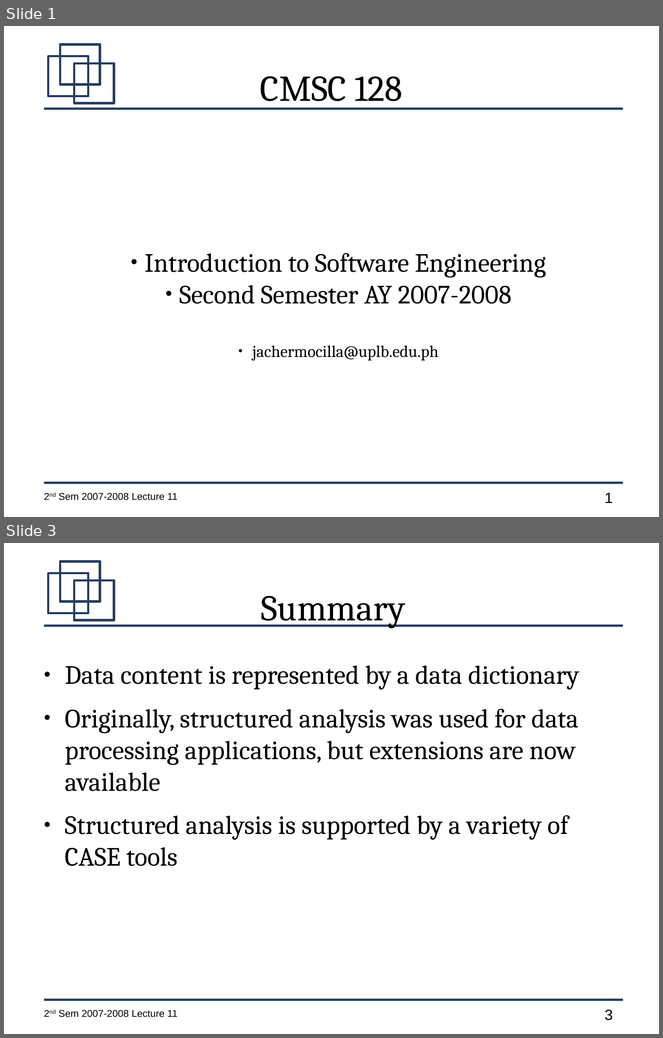
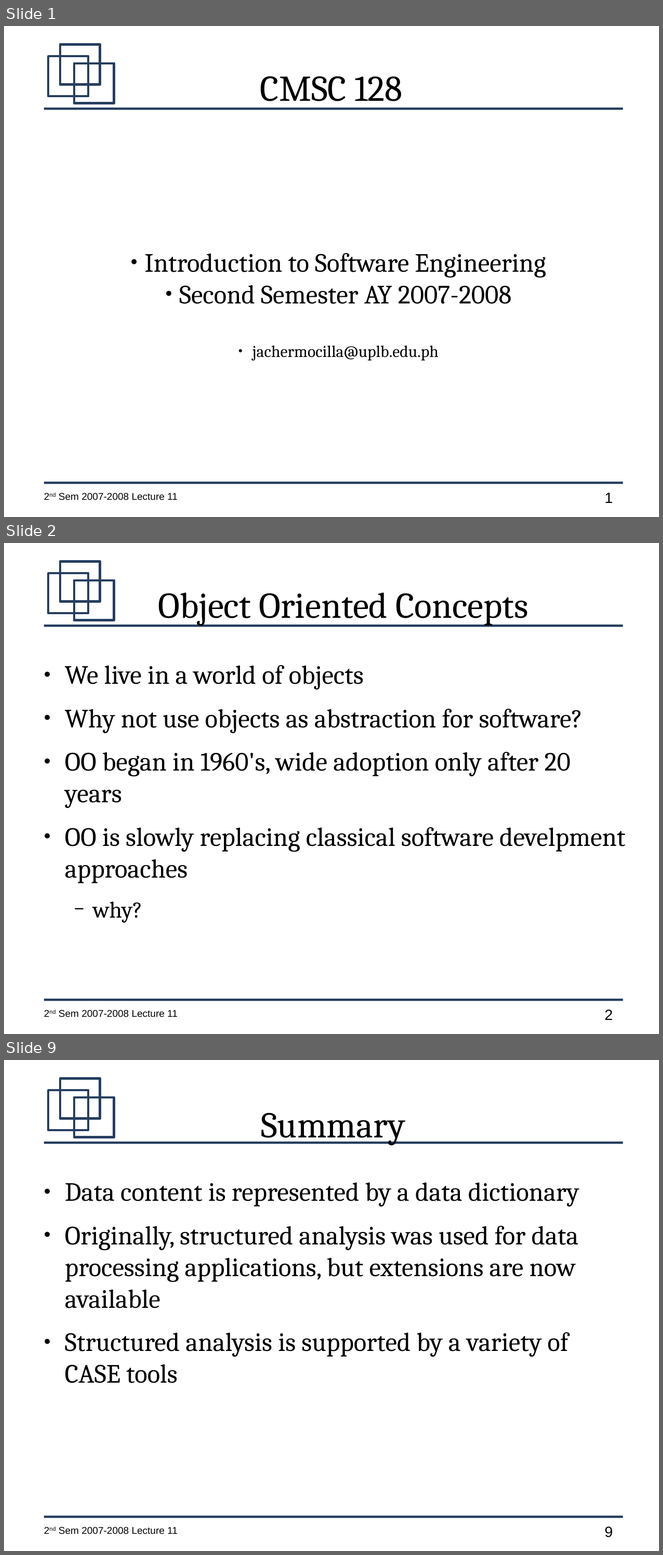
Before and after one commit to jachermocilla/jach-homepage, a slide deck: CMSC128-2nd-Sem-2007-L11.odp. Shown one above the other, each under a label of ours: slides 1 and 3 before the commit, slides 1, 2 and 9 after it; the slides between them are not shown. The pictures are 663x1038 and 663x1555 pixels, drawn with LibreOffice and Linux fonts; fonts in the diff are those of the drawing. Boxes give left, top, right and bottom in pixels: in the first picture for what was removed or moved away, otherwise in the second. Text is boxed around its words. In the diff, an @@ line names an element or a change of style, - is before the commit and + after.

```diff
--- a/CMSC128-2nd-Sem-2007-L11.odp
+++ b/CMSC128-2nd-Sem-2007-L11.odp
@@ slide 2 added at [4,543,659,1034], background #FFFFFF; not listed: 7 template elements that a slide beside it also shows @@
@@ title added at [158,592,529,626], 44 pt, text #000000 @@
+Object Oriented Concepts
@@ text added at [65,665,625,923], 32 pt, text #000000 @@
+● We live in a world of objects
+● Why not use objects as abstraction for software?
+● OO began in 1960's, wide adoption only after 20 years
+● OO is slowly replacing classical software develpment approaches
+  − why?
@@ what was slide 3 is now slide 9 @@
@@ page number at [605,1527,613,1538]: text changed @@
-3
+9
```
Also in this commit, not shown: 6 other slides added, 1 slide removed.
